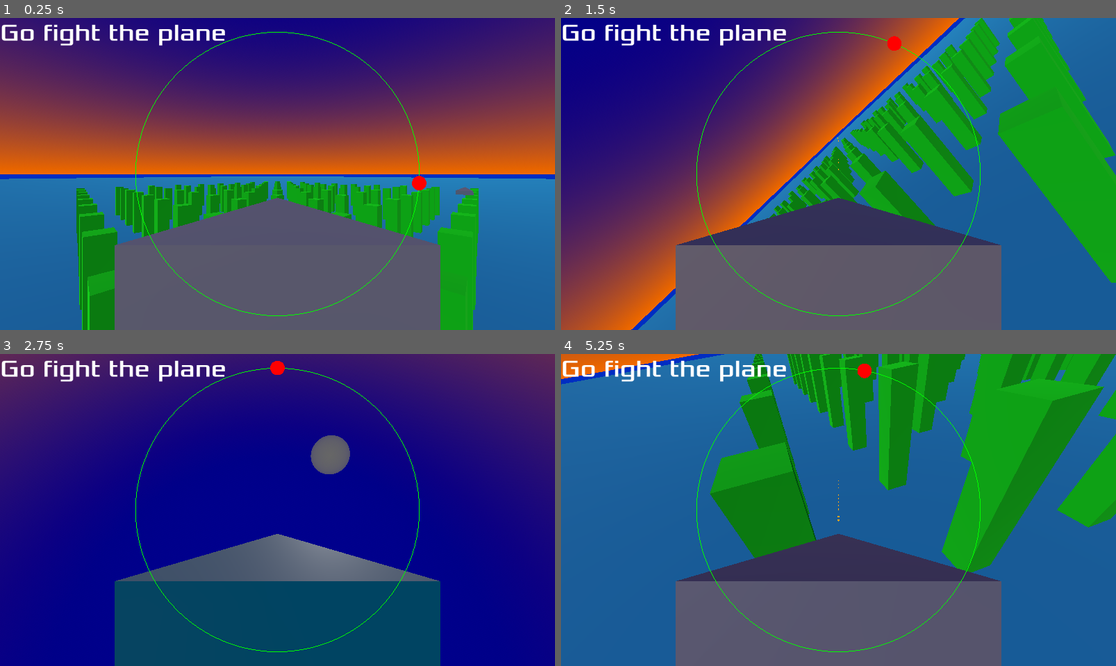
Above: before the commit, frames 1-4 (two rows, left to right).
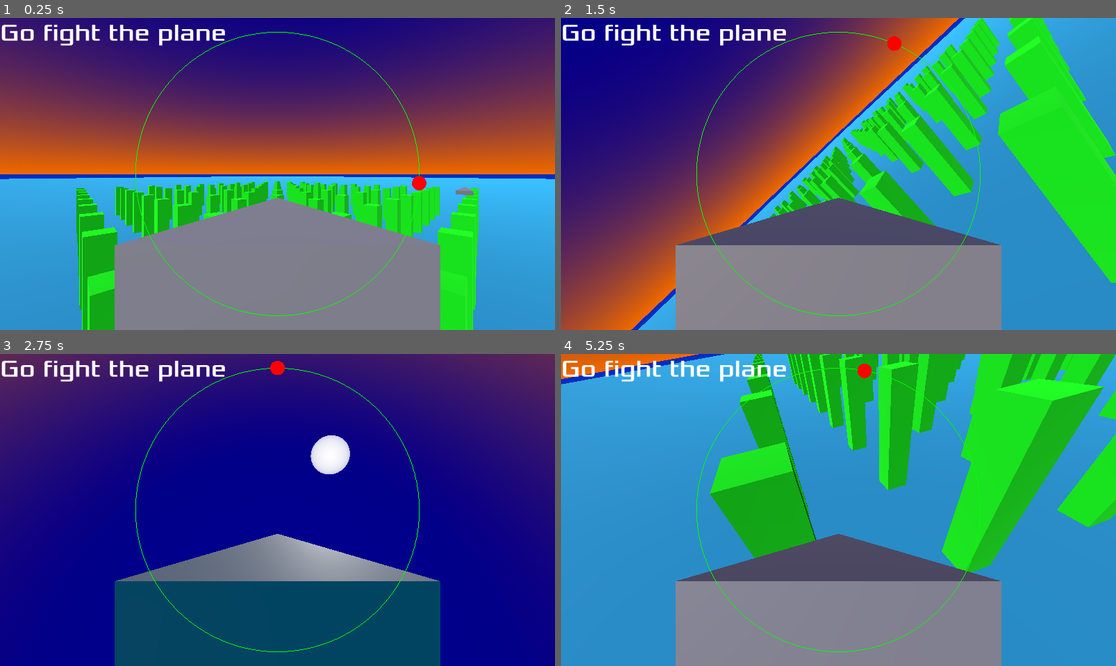
Above: after the commit, the same moments.

Repository: lookbehindyounow/shape_squadron
Game: Godot game, scene res://main.tscn
Same seed, same stepped clock (60 frames per second), same inputs: the game is played once before the commit and once after it.
Inputs:
- Up to frame 1 (0.25 s): no input
- Up to frame 2 (1.5 s): hold D (roll_right) 0.53-1.28 s; hold , (shoot) 0.53-1.28 s; hold W (pitch_down) from 1.28 s (still down); tap , (shoot) at 1.35 s
- Up to frame 3 (2.75 s): release W (pitch_down) at 2.03 s; hold D (roll_right) from 2.03 s (still down); hold , (shoot) from 2.03 s (still down); tap C (switch_camera) at 2.1 s
- Up to frame 4 (5.25 s): release D (roll_right) at 2.78 s; release , (shoot) at 2.78 s; hold Space (accelerate) 2.78-3.53 s; tap V at 2.85 s; tap , (shoot) at 3.05, 4.35 s; tap Enter at 3.5, 5 s; hold , (shoot) 3.53-4.28 s; hold A (roll_left) 3.53-5.03 s; tap Space (accelerate) at 4.25 s; hold W (pitch_down) from 5.03 s (still down); hold , (shoot) from 5.03 s (still down); tap C (switch_camera) at 5.1 s

The runs differ from the first frame. In frame 1, 49% of the frame differs, in the area x 0-100%, y 50-100%; in frame 2, 54%; in frame 3, 5.2%; in frame 4, 96%, in the area x 0-100%, y 0-100%.

Commit message:
didn't need it, touched up some other stuff

Diff:
--- a/Enemy.gd
+++ b/Enemy.gd
@@ -8,6 +8,7 @@
 var hits_taken=0
 var crashes=0
 signal hit
+var cooldown=0
 
 func _unhandled_input(event):
 	if event.keycode==KEY_V && event.pressed:
@@ -71,11 +72,16 @@
 	velocity=transform.basis.z*speed
 	move_and_slide()
 
-	if shooting && not Time.get_ticks_msec()%100:
-		shoot()
+	if shooting:
+		if cooldown>0.1:
+			shoot()
+			cooldown=0
+		else:
+			cooldown+=delta
 
 	for i in range(get_slide_collision_count()):
 		if get_slide_collision(i).get_collider().is_in_group("bullets"):
+			get_slide_collision(i).get_collider().queue_free()
 			hits_taken+=1
 		else:
 			crashes+=1
@@ -85,5 +91,5 @@
 	var bullet=bullet_scene.instantiate()
 	bullet.global_transform=self.global_transform
 	bullet.position+=self.transform.basis.z
-	bullet.linear_velocity=transform.basis.z*25
+	bullet.linear_velocity=transform.basis.z*50
 	get_node("/root/Main").add_child(bullet)
--- a/Player.gd
+++ b/Player.gd
@@ -6,6 +6,7 @@
 var hits_taken=0
 var crashes=0
 signal hit
+var cooldown=0
 
 func _physics_process(delta):
 	if Input.is_action_pressed("accelerate"):
@@ -27,11 +28,16 @@
 	velocity=transform.basis.z*speed
 	move_and_slide()
 
-	if Input.is_action_pressed("shoot") && Time.get_ticks_msec()%100:
-		shoot()
+	if Input.is_action_pressed("shoot"):
+		if cooldown>0.1:
+			shoot()
+			cooldown=0
+		else:
+			cooldown+=delta
 
 	for i in range(get_slide_collision_count()):
 		if get_slide_collision(i).get_collider().is_in_group("bullets"):
+			get_slide_collision(i).get_collider().queue_free()
 			hits_taken+=1
 		else:
 			crashes+=1
@@ -41,5 +47,5 @@
 	var bullet=bullet_scene.instantiate()
 	bullet.global_transform=self.global_transform
 	bullet.position+=self.transform.basis.z+0.2*self.transform.basis.y
-	bullet.linear_velocity=transform.basis.z*25
+	bullet.linear_velocity=transform.basis.z*50
 	get_node("/root/Main").add_child(bullet)
--- a/main.tscn
+++ b/main.tscn
@@ -80,7 +80,6 @@
 
 [node name="DirectionalLight3D" type="DirectionalLight3D" parent="."]
 transform = Transform3D(0.939693, -0.241845, -0.241845, 0, -0.707107, 0.707107, -0.34202, -0.664463, -0.664463, 0, 50, 0)
-light_energy = 0.4
 
 [connection signal="hit" from="Player" to="UI" method="_on_hit"]
 [connection signal="hit" from="Enemy" to="UI" method="_on_hit"]
--- a/project.godot
+++ b/project.godot
@@ -69,3 +69,7 @@
 3d_physics/layer_2="enemies"
 3d_physics/layer_3="bullets/missiles"
 3d_physics/layer_4="world"
+
+[rendering]
+
+renderer/rendering_method="gl_compatibility"
